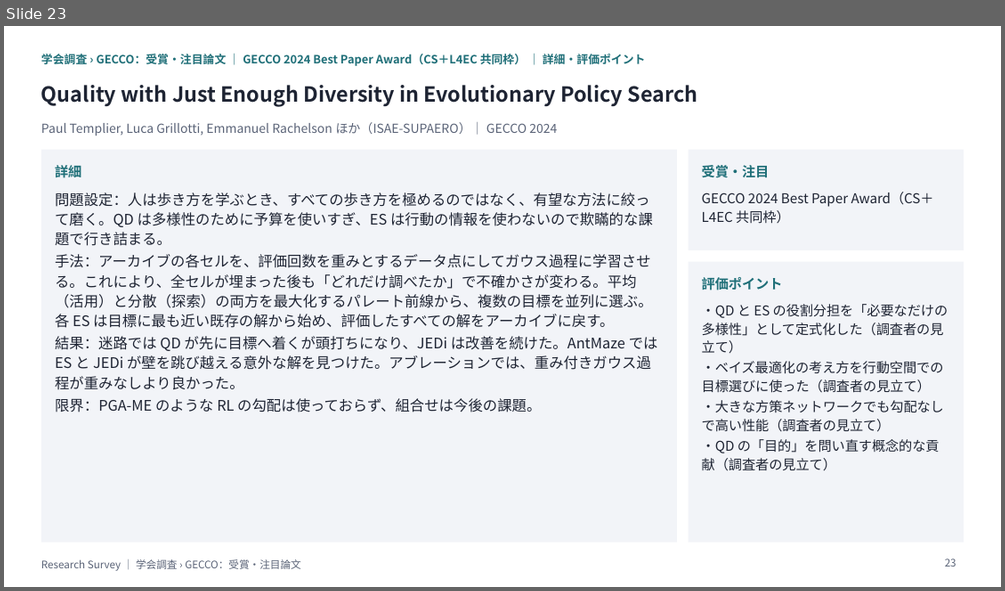
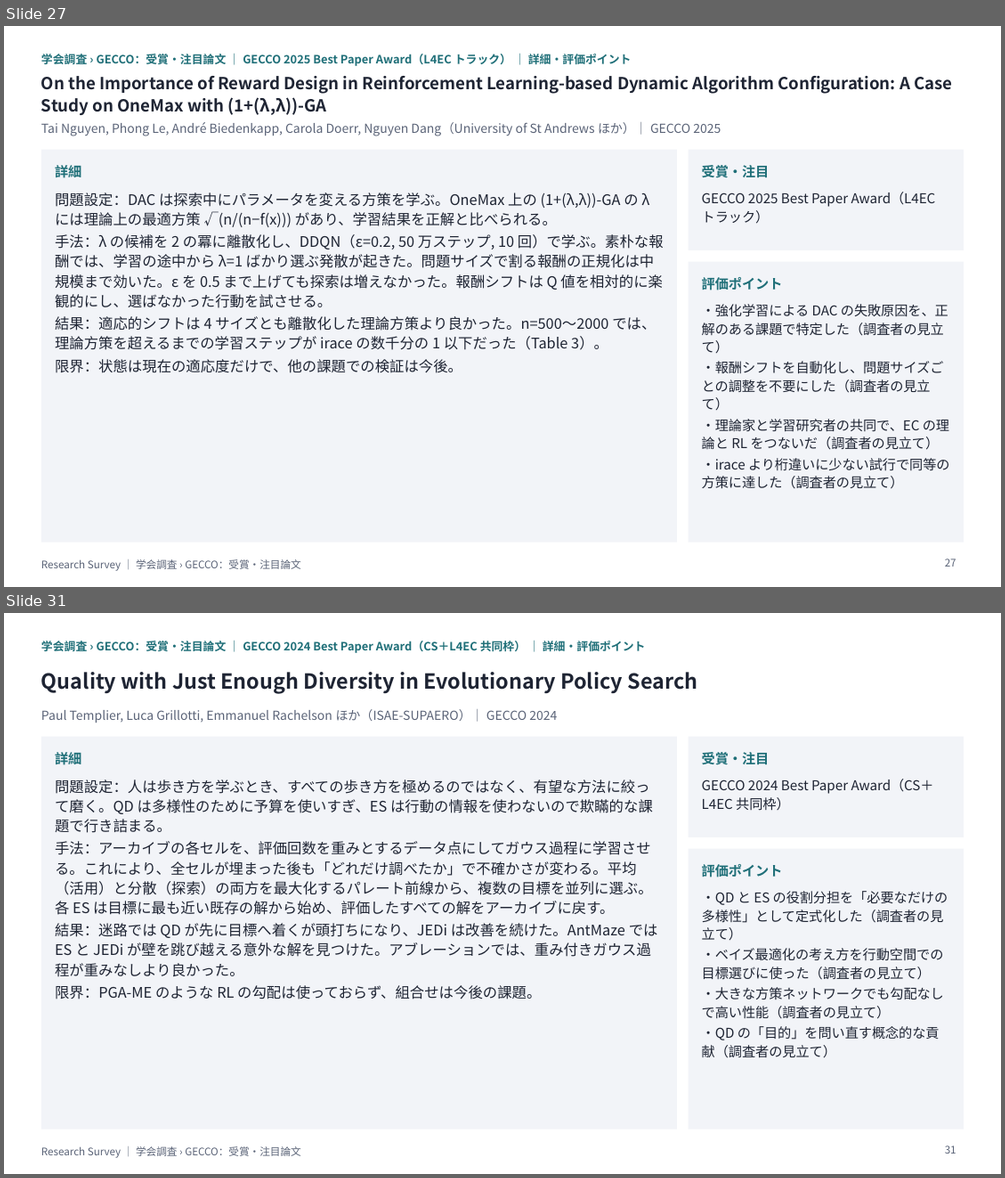
Before and after one commit to create-alt/researches, a slide deck: gecco/gecco.pptx. Shown one above the other, each under a label of ours: slide 23 before the commit, slides 27 and 31 after it; the slides between them are not shown. The pictures are 1005x591 and 1005x1178 pixels, drawn with LibreOffice and Linux fonts; fonts in the diff are those of the drawing. Boxes give left, top, right and bottom in pixels: in the first picture for what was removed or moved away, otherwise in the second. Text is boxed around its words. In the diff, an @@ line names an element or a change of style, - is before the commit and + after.

```diff
--- a/gecco/gecco.pptx
+++ b/gecco/gecco.pptx
@@ slide 27 added at (4,26,1001,587), background #FFFFFF; not listed: 6 template elements that a slide beside it also shows @@
@@ text added at (41,54,631,66), 11 pt, text #1F6F78, bold @@
+学会調査 › GECCO：受賞・注目論文 ｜ GECCO 2025 Best Paper Award（L4EC トラック） ｜ 詳細・評価ポイント
@@ text added at (41,76,952,115), 16 pt, text #1E2433, bold @@
+On the Importance of Reward Design in Reinforcement Learning-based Dynamic Algorithm Configuration: A Case Study on OneMax with (1+(λ,λ))-GA
@@ text added at (41,122,720,136), 12 pt, text #5B6478 @@
+Tai Nguyen, Phong Le, André Biedenkapp, Carola Doerr, Nguyen Dang（University of St Andrews ほか）｜ GECCO 2025
@@ text added at (55,192,663,373), 14 pt, text #1E2433 @@
+問題設定：DAC は探索中にパラメータを変える方策を学ぶ。OneMax 上の (1+(λ,λ))-GA の λ には理論上の最適方策 √(n/(n−f(x))) があり、学習結果を正解と比べられる。
+手法：λ の候補を 2 の冪に離散化し、DDQN（ε=0.2, 50 万ステップ, 10 回）で学ぶ。素朴な報酬では、学習の途中から λ=1 ばかり選ぶ発散が起きた。問題サイズで割る報酬の正規化は中規模まで効いた。ε を 0.5 まで上げても探索は増えなかった。報酬シフトは Q 値を相対的に楽観的にし、選ばなかった行動を試させる。
+結果：適応的シフトは 4 サイズとも離散化した理論方策より良かった。n=500〜2000 では、理論方策を超えるまでの学習ステップが irace の数千分の 1 以下だった（Table 3）。
+限界：状態は現在の適応度だけで、他の課題での検証は今後。
@@ text added at (702,192,936,224), 13 pt, text #1E2433 @@
+GECCO 2025 Best Paper Award（L4EC トラック）
@@ text added at (702,304,950,489), 13 pt, text #1E2433 @@
+・強化学習による DAC の失敗原因を、正解のある課題で特定した（調査者の見立て）
+・報酬シフトを自動化し、問題サイズごとの調整を不要にした（調査者の見立て）
+・理論家と学習研究者の共同で、EC の理論と RL をつないだ（調査者の見立て）
+・irace より桁違いに少ない試行で同等の方策に達した（調査者の見立て）
@@ text added at (41,559,301,571), 10 pt, text #5B6478 @@
+Research Survey ｜ 学会調査 › GECCO：受賞・注目論文
@@ page number added at (945,558,956,566), 10 pt, text #5B6478 @@
+27
@@ what was slide 23 is now slide 31 @@
@@ page number at (945,1145,956,1153): text changed @@
-23
+31
```
Also in this commit, not shown: 12 slides changed, 9 other slides added, 11 other files.
